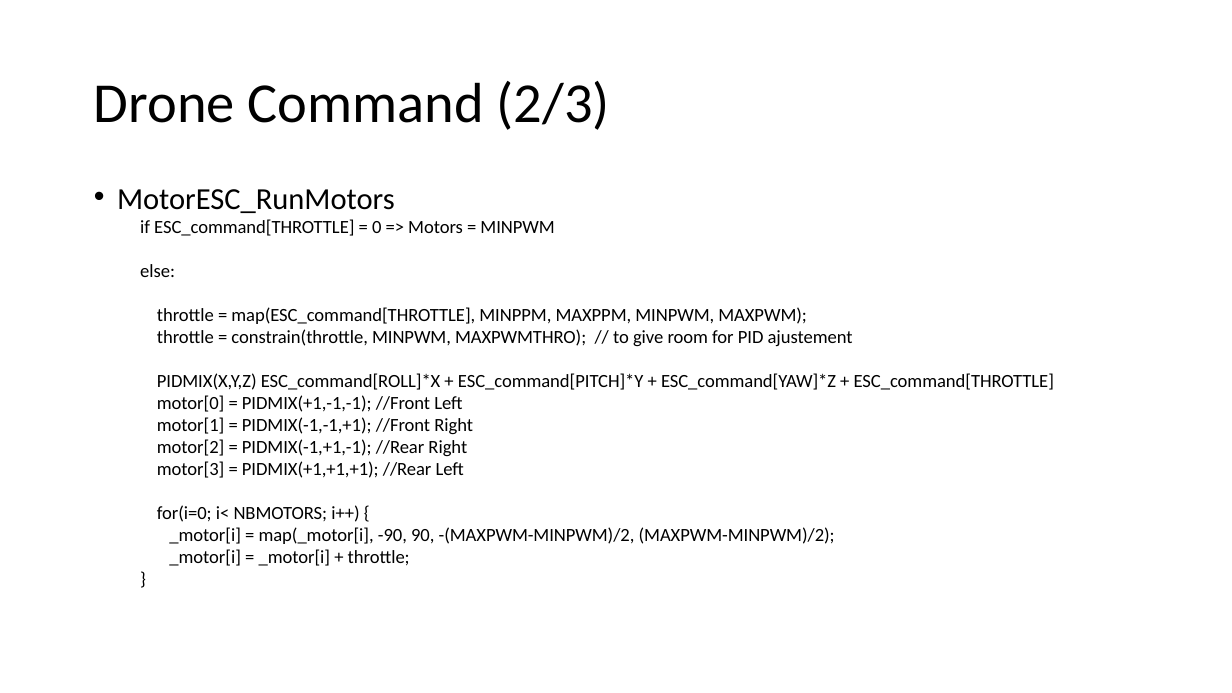
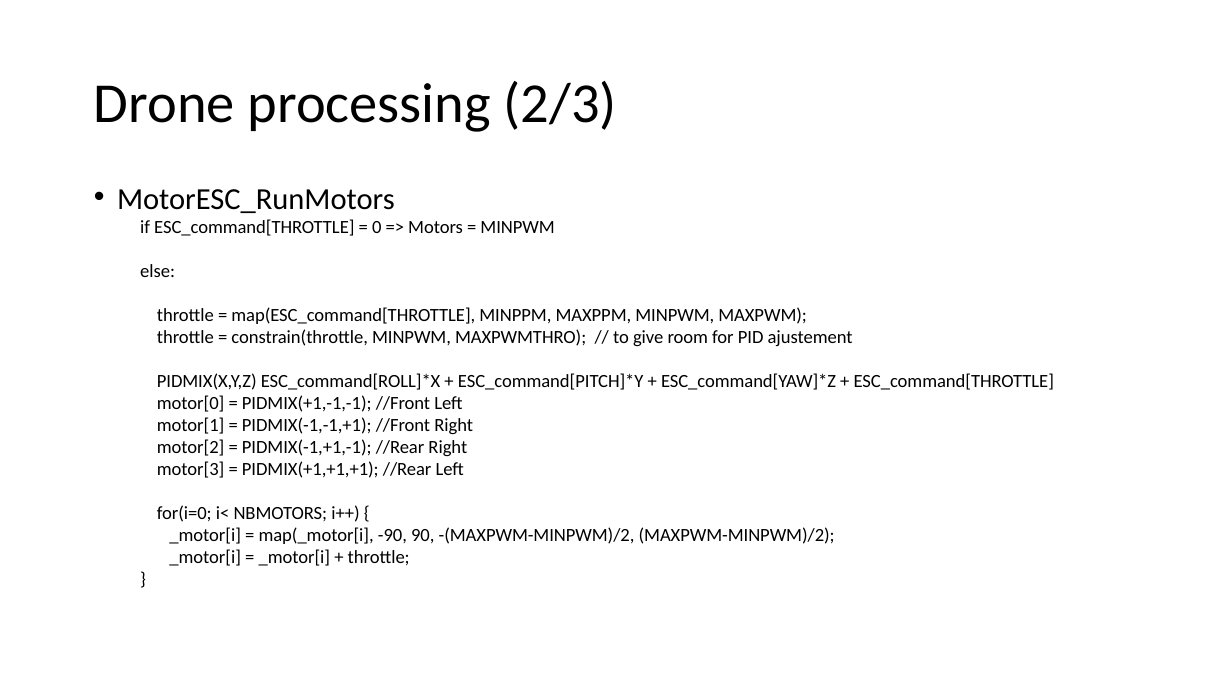
Before and after one commit to RobotEdh/RobotMicroControl, a slide deck: slide 8 of libraries/Diagramm Drone.pptx. Drawn at 1232x693 pixels with LibreOffice and Linux fonts; fonts in the diff are those of the drawing. Boxes give left, top, right and bottom in pixels: in the first picture for what was removed or moved away, otherwise in the second. Text is boxed around its words. In the diff, an @@ line names an element or a change of style, - is before the commit and + after.

```diff
--- a/libraries/Diagramm Drone.pptx
+++ b/libraries/Diagramm Drone.pptx
@@ title at [94,81,617,132]: text changed @@
-Drone Command (2/3)
+Drone processing (2/3)
```
Also in this commit, not shown: 3 other slides changed, 6 other files.
